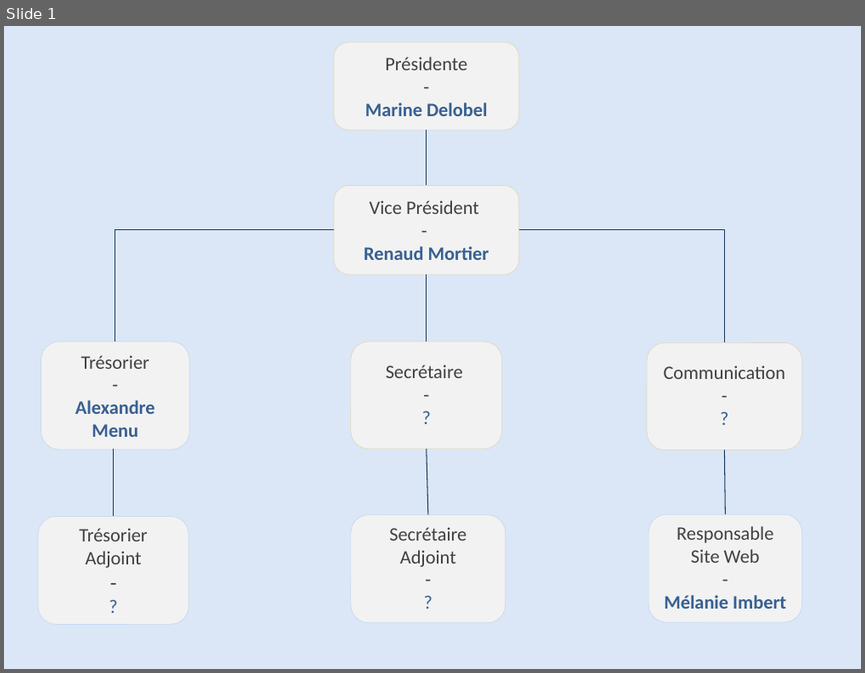
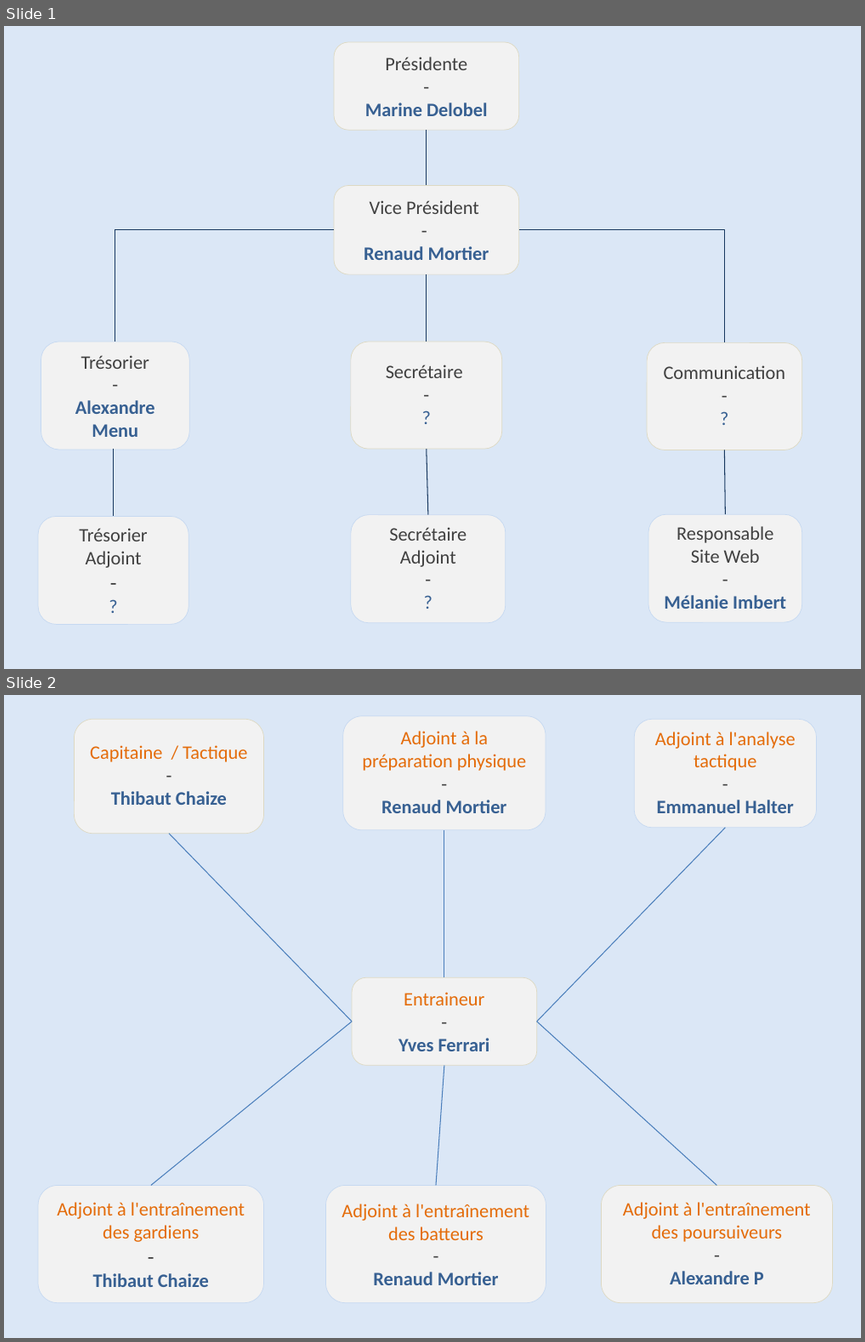
Before and after one commit to Haywaii/Crookshanks, a slide deck: organigramme_assoc.pptx. Shown one above the other, each under a label of ours: slide 1 before the commit, slides 1 and 2 after it. The pictures are 865x673 and 865x1342 pixels, drawn with LibreOffice and Linux fonts; fonts in the diff are those of the drawing. Boxes give left, top, right and bottom in pixels: in the first picture for what was removed or moved away, otherwise in the second. Text is boxed around its words. In the diff, an @@ line names an element or a change of style, - is before the commit and + after.

```diff
--- a/organigramme_assoc.pptx
+++ b/organigramme_assoc.pptx
@@ slide 2 added at (4,695,861,1338), background #558ED5 at 21% opacity @@
@@ rounded rectangle added at (75,719,263,833), fill #F2F2F2, outline #DDD9C3 0.5 pt, 16 pt, text #E46C0A @@
+Capitaine / Tactique
+-
+Thibaut Chaize
@@ rounded rectangle added at (343,716,545,830), fill #F2F2F2, outline #C6D9F1 0.5 pt, 16 pt, text #E46C0A @@
+Adjoint à la préparation physique
+-
+Renaud Mortier
@@ rounded rectangle added at (634,719,817,828), fill #F2F2F2, outline #C6D9F1 0.5 pt, 16 pt, text #E46C0A @@
+Adjoint à l'analyse tactique
+-
+Emmanuel Halter
@@ line added from (169, 833) to (352, 1021), #4B7EBC 0.75 pt @@
@@ line added from (444, 830) to (444, 978), #4B7EBC 0.75 pt @@
@@ line added from (726, 828) to (537, 1021), #4B7EBC 0.75 pt @@
@@ rounded rectangle added at (352,978,537,1065), fill #F2F2F2, outline #DDD9C3 0.5 pt, 16 pt, text #376092 @@
+Entraineur
+-
+Yves Ferrari
@@ line added from (150, 1185) to (352, 1021), #4B7EBC 0.75 pt @@
@@ line added from (717, 1185) to (537, 1021), #4B7EBC 0.75 pt @@
@@ line added from (436, 1185) to (444, 1065), #4B7EBC 0.75 pt @@
@@ rounded rectangle added at (38,1185,263,1303), fill #F2F2F2, outline #C6D9F1 0.5 pt, 16 pt, text #E46C0A @@
+Adjoint à l'entraînement des gardiens
+-
+Thibaut Chaize
@@ rounded rectangle added at (326,1185,546,1303), fill #F2F2F2, outline #C6D9F1 0.5 pt, 16 pt, text #E46C0A @@
+Adjoint à l'entraînement des batteurs
+-
+Renaud Mortier
@@ rounded rectangle added at (602,1185,833,1303), fill #F2F2F2, outline #DDD9C3 0.5 pt, 16 pt, text #E46C0A @@
+Adjoint à l'entraînement des poursuiveurs
+-
+Alexandre P
```
Also in this commit, not shown: 46 other files.
